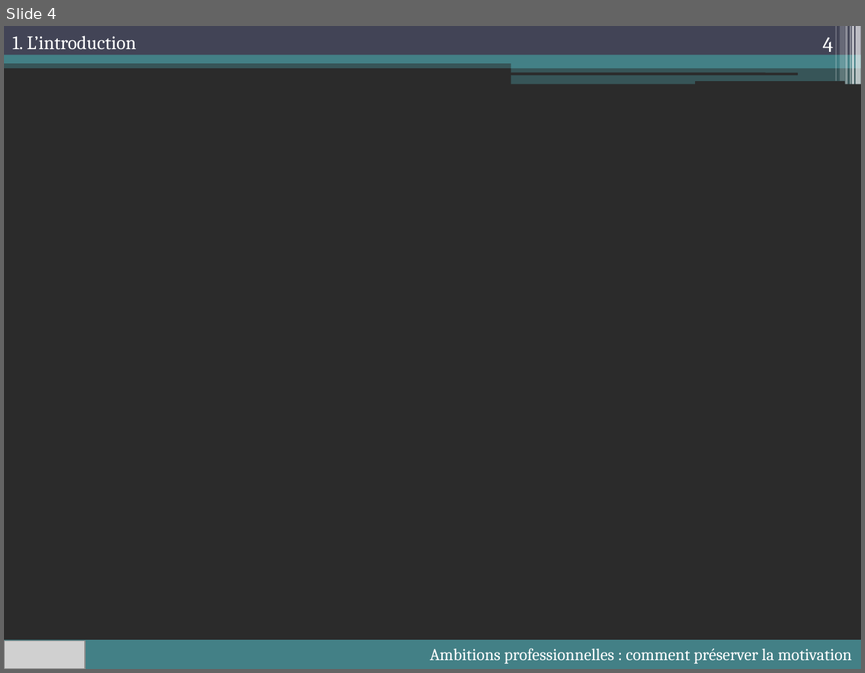
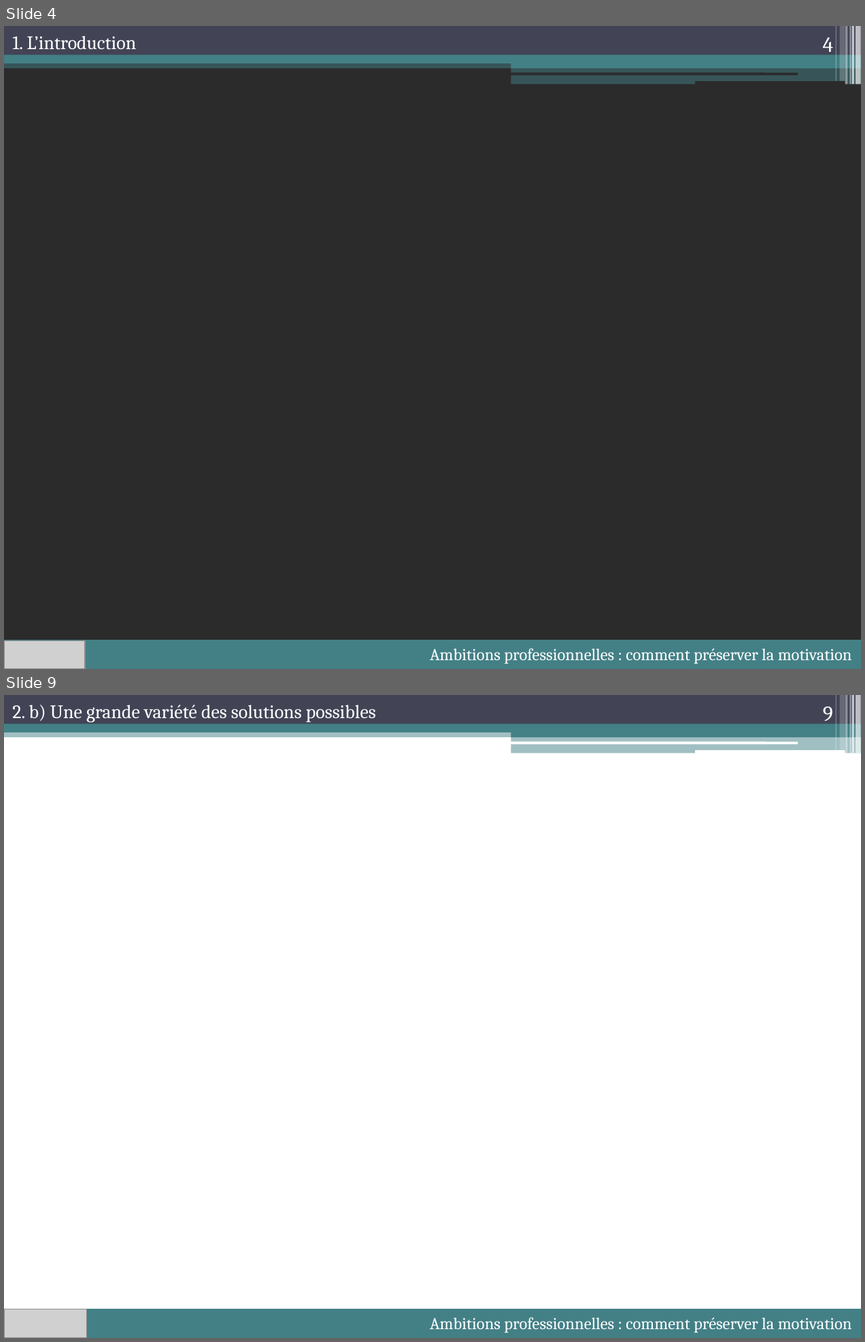
Before and after one commit to lioubouchkin/soutenance, a slide deck: Soutenance.pptx. Shown one above the other, each under a label of ours: slide 4 before the commit, slides 4 and 9 after it; the slides between them are not shown. The pictures are 865x673 and 865x1342 pixels, drawn with LibreOffice and Linux fonts; fonts in the diff are those of the drawing; grey boxes stand for pictures; background and template pictures are left out; a plain dark background stands for a picture behind light text. Boxes give left, top, right and bottom in pixels: in the first picture for what was removed or moved away, otherwise in the second. Text is boxed around its words. In the diff, an @@ line names an element or a change of style, - is before the commit and + after.

```diff
--- a/Soutenance.pptx
+++ b/Soutenance.pptx
@@ slide 9 added at (4, 695, 861, 1338), background #FFFFFF; not listed: 13 template elements that a slide beside it also shows @@
@@ text added at (12, 705, 376, 722), 16 pt, text #FFFFFF @@
+2. b) Une grande variété des solutions possibles
@@ page number added at (823, 707, 833, 726), 18 pt, text #FFFFFF @@
+9
@@ rectangle added at (4, 1308, 861, 1338), fill #438086, 14 pt, text #FFFFFF @@
+Ambitions professionnelles : comment préserver la motivation
@@ picture added at (4, 1309, 87, 1338) @@
```
Also in this commit, not shown: 5 other slides added, 1 slide removed, 11 other files.
